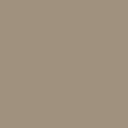
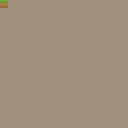
Two versions of the same layered image (128 × 128). Layer-by-layer changes:
added layer "Layer 2" above "Layer 1" over [left=0, top=0, right=8, bottom=8]
